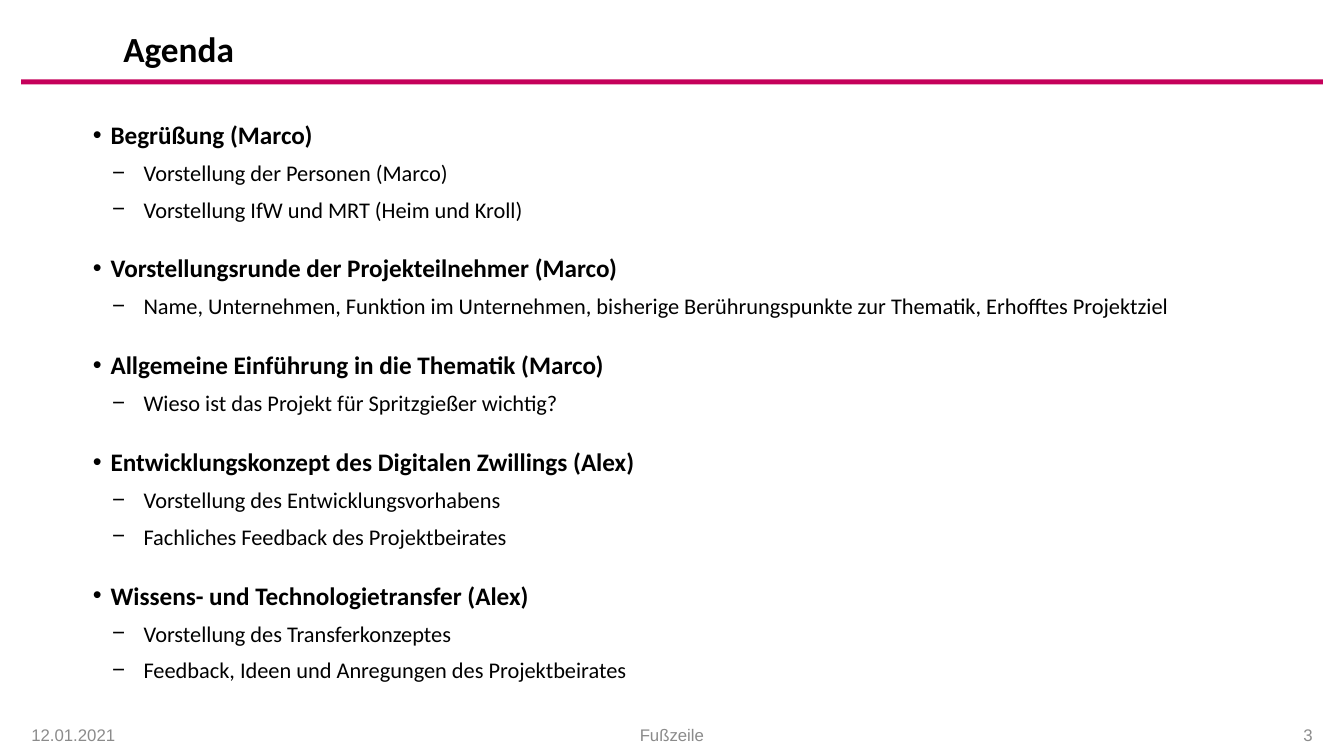
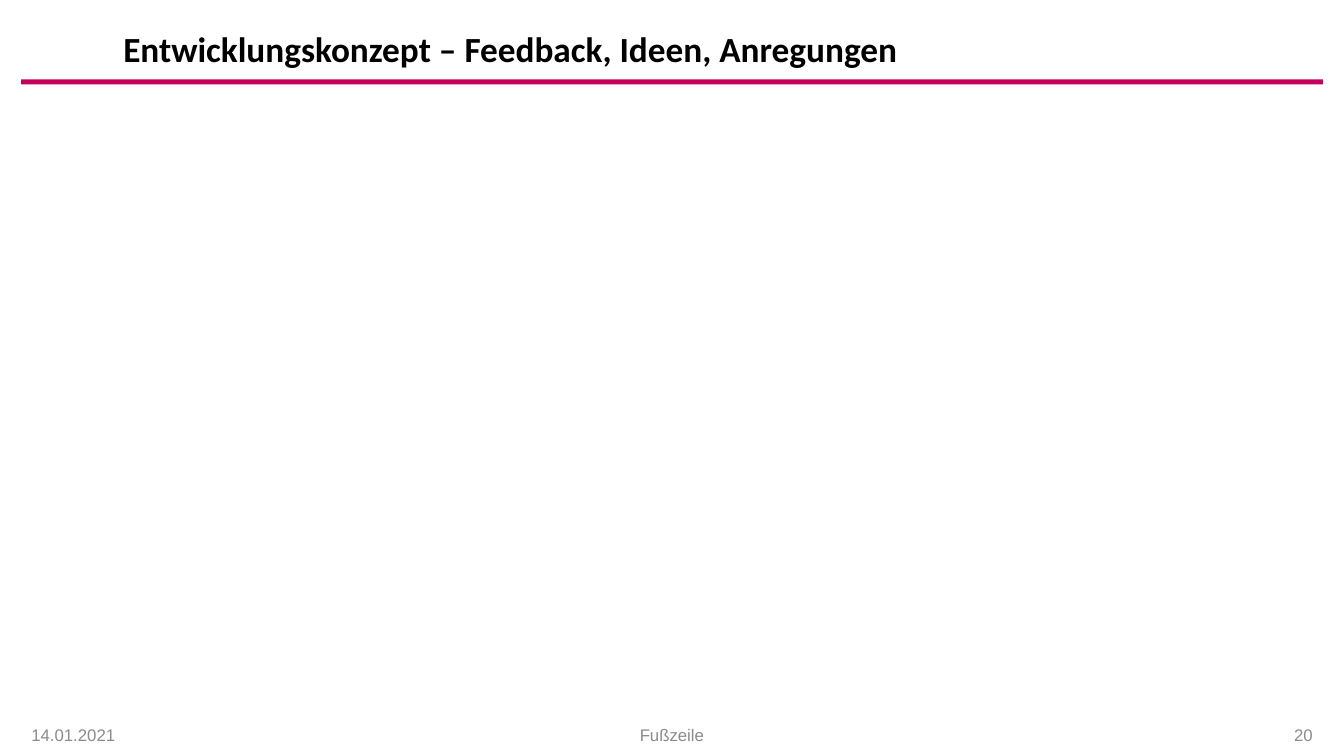
Before and after one commit to arehmer/DigitalTwinInjectionMoulding, a slide deck: slide 20 of Präsentationen/Kick-Off_Agenda.pptx (slide 3 before the commit). Drawn at 1344x756 pixels with LibreOffice and Linux fonts; fonts in the diff are those of the drawing; background and template pictures are left out. Boxes give left, top, right and bottom in pixels: in the first picture for what was removed or moved away, otherwise in the second. Text is boxed around its words. In the diff, an @@ line names an element or a change of style, - is before the commit and + after.

Commit message:
Präsentation und Agenda

```diff
--- a/Präsentationen/Kick-Off_Agenda.pptx
+++ b/Präsentationen/Kick-Off_Agenda.pptx
@@ title at (123,37,897,68): text changed @@
-Agenda
+Entwicklungskonzept – Feedback, Ideen, Anregungen
@@ text removed at (111,125,1168,682) @@
-• Begrüßung (Marco)
-  − Vorstellung der Personen (Marco)
-  − Vorstellung IfW und MRT (Heim und Kroll)
-• Vorstellungsrunde der Projekteilnehmer (Marco)
-  − Name, Unternehmen, Funktion im Unternehmen, bisherige Berührungspunkte zur Thematik, Erhofftes Projektziel
-• Allgemeine Einführung in die Thematik (Marco)
-  − Wieso ist das Projekt für Spritzgießer wichtig?
-• Entwicklungskonzept des Digitalen Zwillings (Alex)
-  − Vorstellung des Entwicklungsvorhabens
-  − Fachliches Feedback des Projektbeirates
-• Wissens- und Technologietransfer (Alex)
-  − Vorstellung des Transferkonzeptes
-  − Feedback, Ideen und Anregungen des Projektbeirates
@@ text at (31,729,115,741): text changed @@
-12.01.2021
+14.01.2021
@@ page number at (1294,729,1313,741): text changed @@
-3
+20
```
Also in this commit, not shown: 18 other slides changed, 4 slides added, 4 other files.
